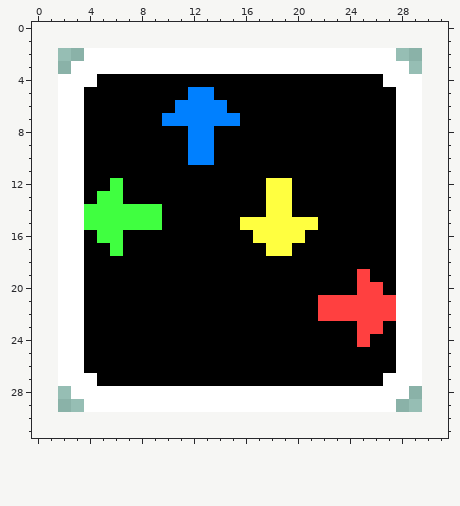
Two versions of one pixel-art sprite, textures/gameicons/danceDude_icon.png. The picture above is the old version.
The file is 28x28 pixels. The old version is drawn lined up with the new one, on the new canvas.
And afterwards:
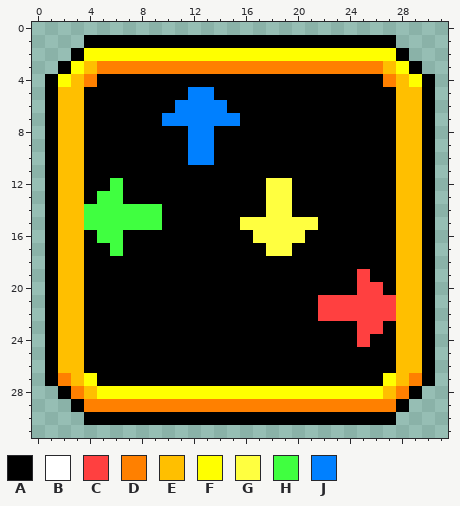
Palette (. is transparent): A #000000  B #ffffff  C #ff4040  D #ff8000  E #ffbf00  F #ffff00  G #ffff40  H #40ff40  J #0080ff
Changes in this commit:
canvas 28x28 -> 32x32, the old top-left corner now at 2,2
The edit adds colour A in row 1 at x 4 to 27; in row 2 at x 3 and 28; in row 3 at x 2 and 29; in rows 4 to 27 at x 1 and 30; in row 28 at x 2 and 29; in row 29 at x 3 and 28.
The edit adds colour A in row 30 at x 4 to 27.
Colour B gives way to colour D in row 3 at x 5 to 26; in row 4 at x 4 and 27; in row 27 at x 2 and 29; in row 28 at x 3 and 28; in row 29 at x 4 to 27.
Colour B gives way to colour E in row 3 at x 4 and 27; in row 4 at x 3 and 28; in rows 5 to 26 at x 2 to 3 and 28 to 29; in row 27 at x 3 and 28; in row 28 at x 4 and 27.
Colour B gives way to colour F in row 2 at x 4 to 27; in row 3 at x 3 and 28; in row 4 at x 2 and 29; in row 27 at x 4 and 27; in row 28 at x 5 to 26.
Changed places in both pictures, as pixel boxes (x1, y1, x2, y2):
changed: (45, 35, 435, 425)
